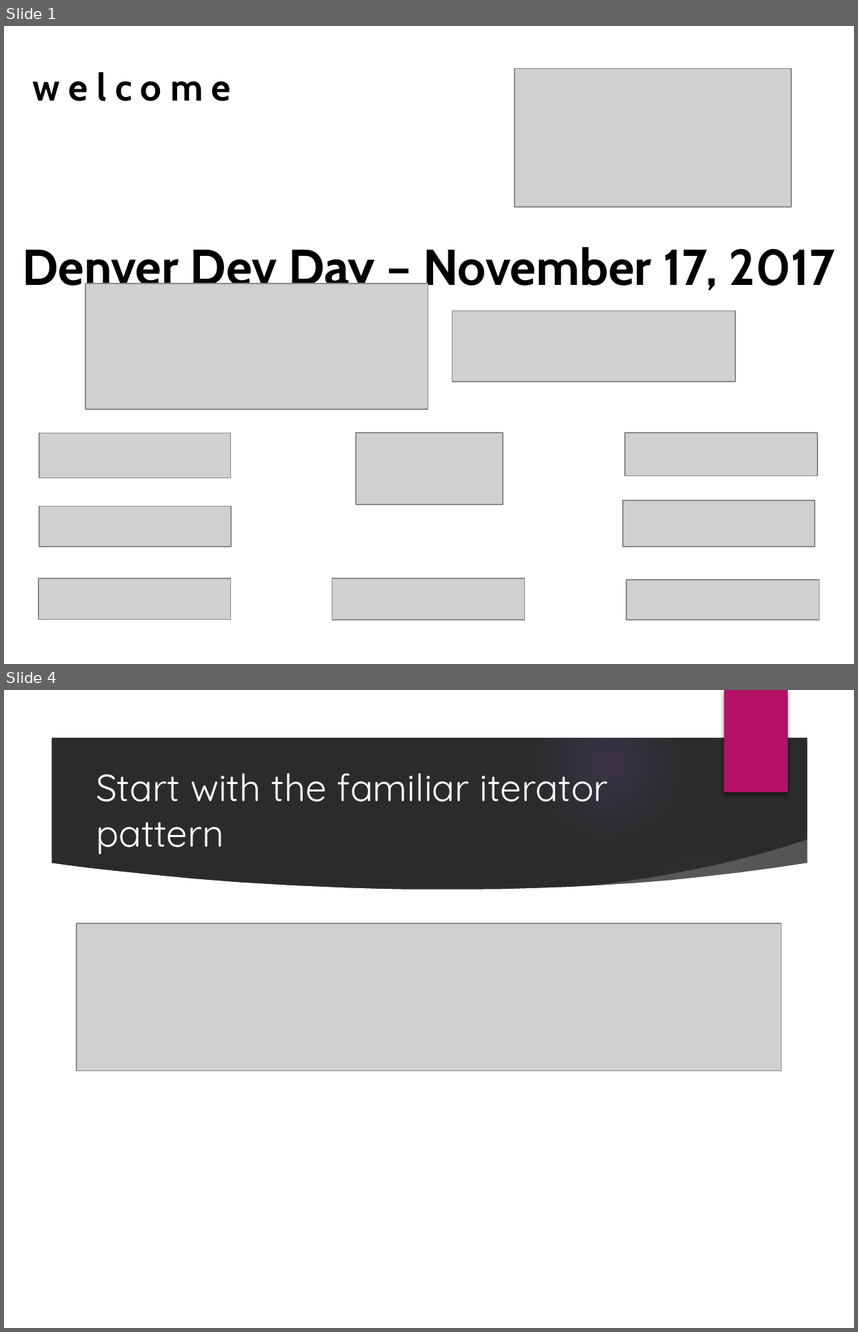
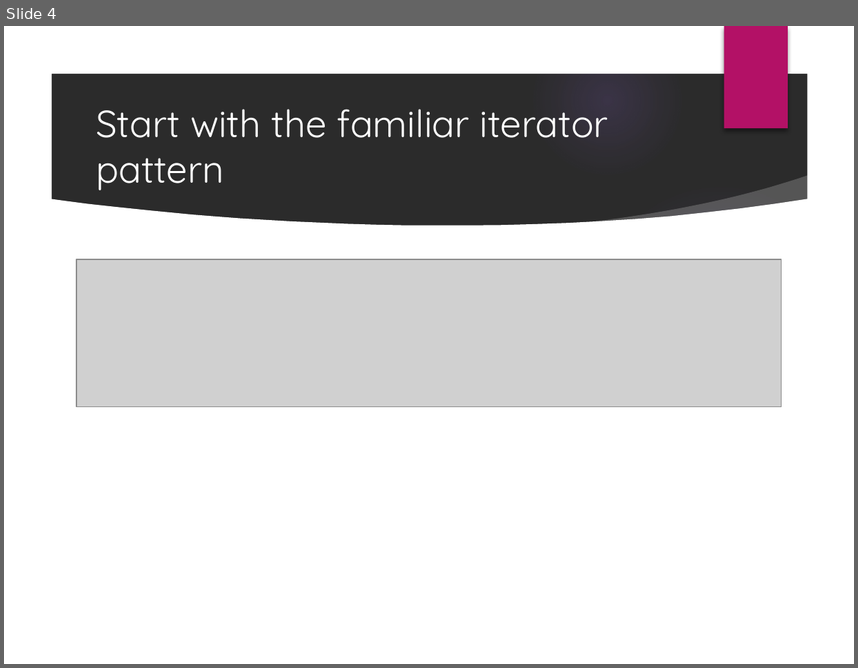
Before and after one commit to PureWeen/DevDays_20171116, a slide deck: DenverDevDays20171116.pptx. Shown one above the other, each under a label of ours: slides 1 and 4 before the commit, slide 4 after it; the slides between them are not shown. The pictures are 858x1332 and 858x668 pixels, drawn with LibreOffice and Linux fonts; fonts in the diff are those of the drawing; grey boxes stand for pictures; background and template pictures are left out; a plain dark background stands for a picture behind light text. Boxes give left, top, right and bottom in pixels: in the first picture for what was removed or moved away, otherwise in the second. Text is boxed around its words. In the diff, an @@ line names an element or a change of style, - is before the commit and + after.

```diff
--- a/DenverDevDays20171116.pptx
+++ b/DenverDevDays20171116.pptx
@@ slide 1 removed at (4, 26, 854, 664), background picture (left out) @@
@@ text removed at (33, 72, 231, 101) @@
-w e l c o m e
@@ picture removed at (515, 68, 792, 206) @@
@@ text removed at (22, 242, 835, 296) @@
-Denver Dev Day – November 17, 2017
@@ picture removed at (85, 283, 428, 409) @@
@@ picture removed at (452, 310, 735, 381) @@
@@ picture removed at (39, 433, 231, 478) @@
@@ picture removed at (357, 433, 504, 504) @@
@@ picture removed at (625, 433, 818, 476) @@
@@ picture removed at (623, 500, 815, 546) @@
@@ picture removed at (39, 506, 231, 546) @@
@@ picture removed at (39, 578, 231, 619) @@
@@ picture removed at (332, 578, 526, 619) @@
@@ picture removed at (626, 579, 819, 619) @@
```
Also in this commit, not shown: 3 slides changed, 6 slides added, 14 other files.
